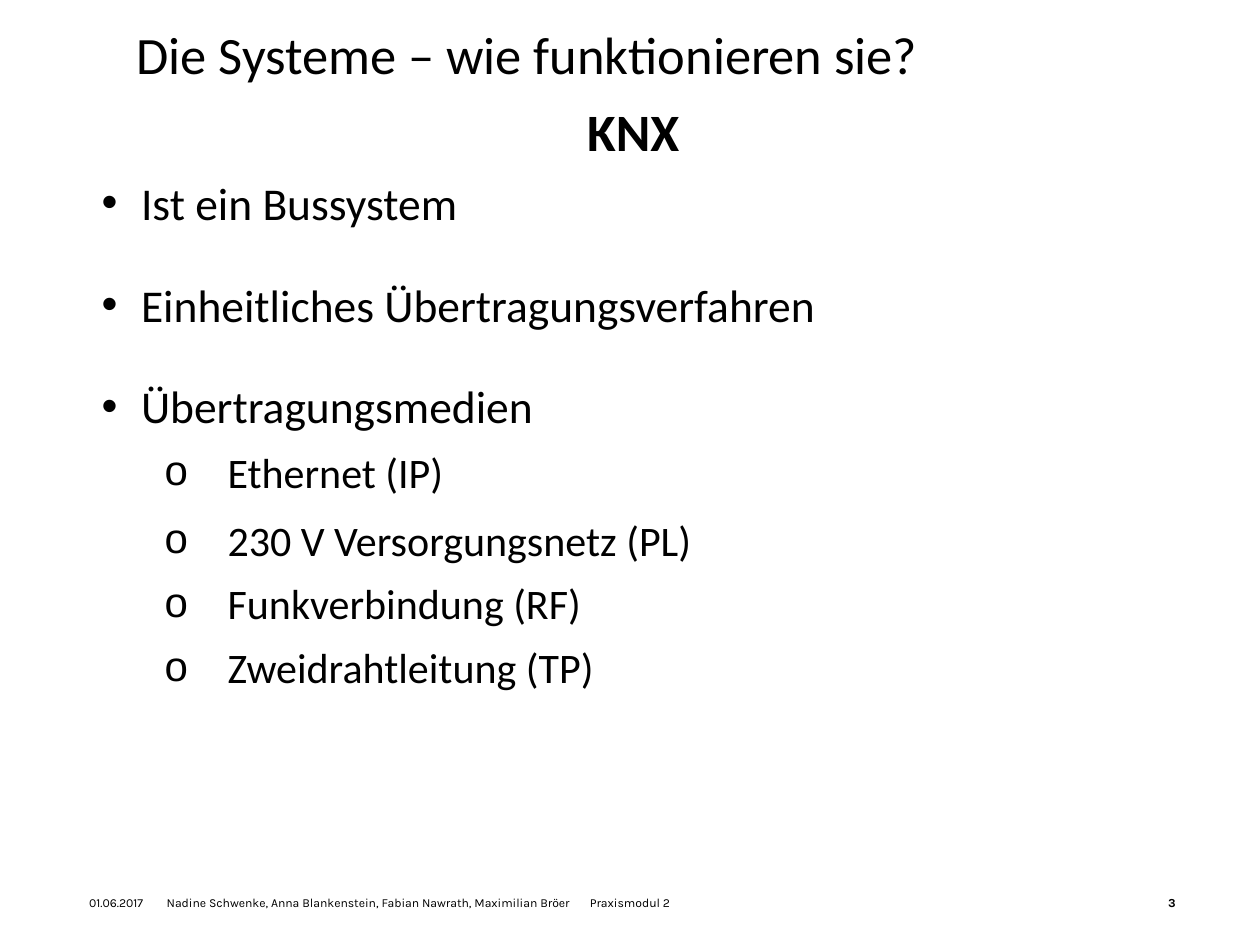
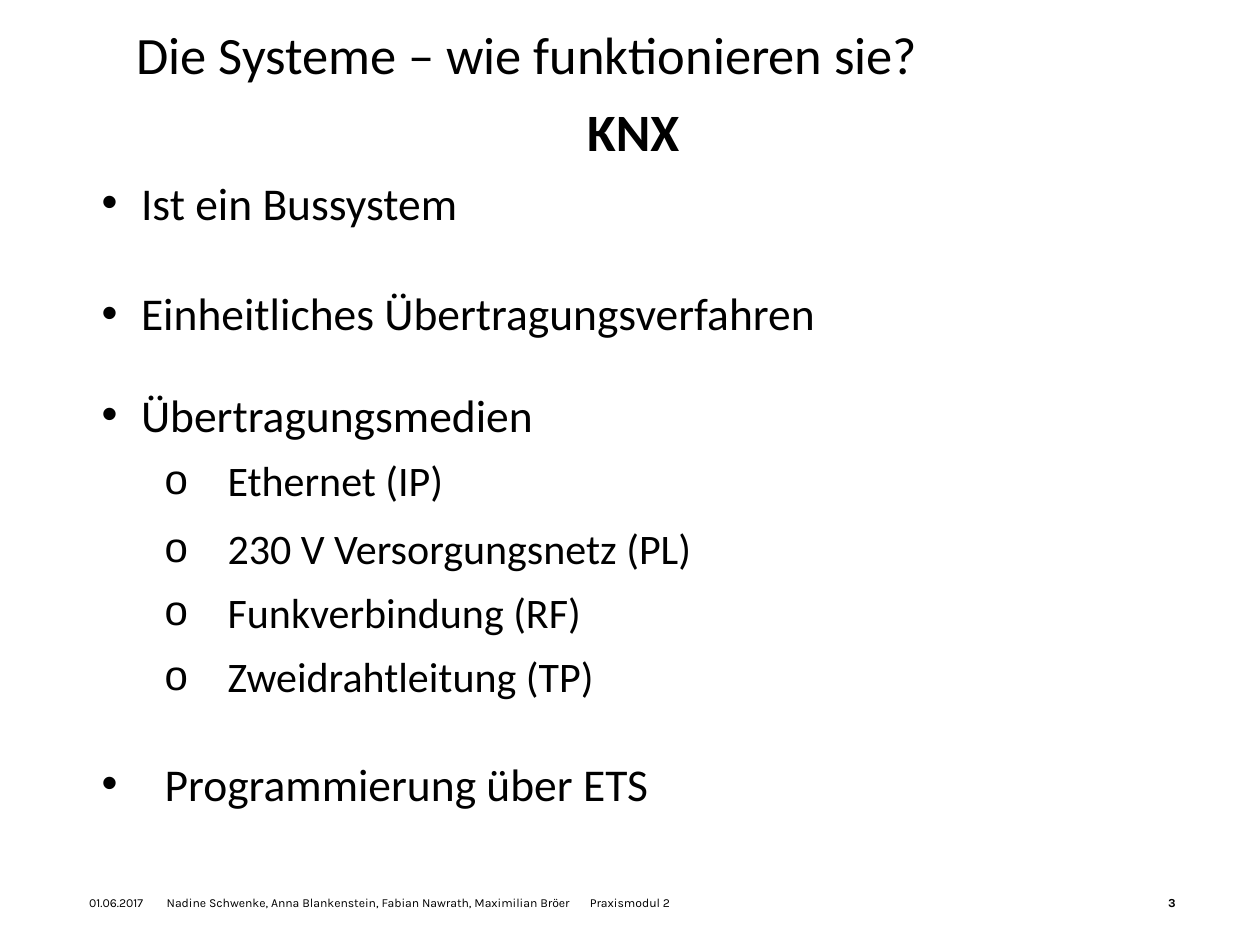
Before and after one commit to Nawygator/Praxisseminar, a slide deck: slide 3 of HSHL_Hausautomationssysteme.potx.pptx. Drawn at 1260x945 pixels with LibreOffice and Linux fonts; fonts in the diff are those of the drawing; background and template pictures are left out. Boxes give left, top, right and bottom in pixels: in the first picture for what was removed or moved away, otherwise in the second. Text is boxed around its words. In the diff, an @@ line names an element or a change of style, - is before the commit and + after.

```diff
--- a/HSHL_Hausautomationssysteme.potx.pptx
+++ b/HSHL_Hausautomationssysteme.potx.pptx
@@ text "Einheitliches Übertragungsverfahren": place and size @@
-text "Einheitliches Übertragungsverfahren" at [141,285,814,330]
+text "Einheitliches Übertragungsverfahren" at [141,293,814,338]
@@ 5 texts: place and size @@
-5 texts at [141,386,691,691]
+5 texts at [141,395,691,700]
@@ text added at [165,769,648,809], 26 pt, text #000000 @@
+• Programmierung über ETS
```
Also in this commit, not shown: 1 other slide changed, 5 slides added, 1 other file.
